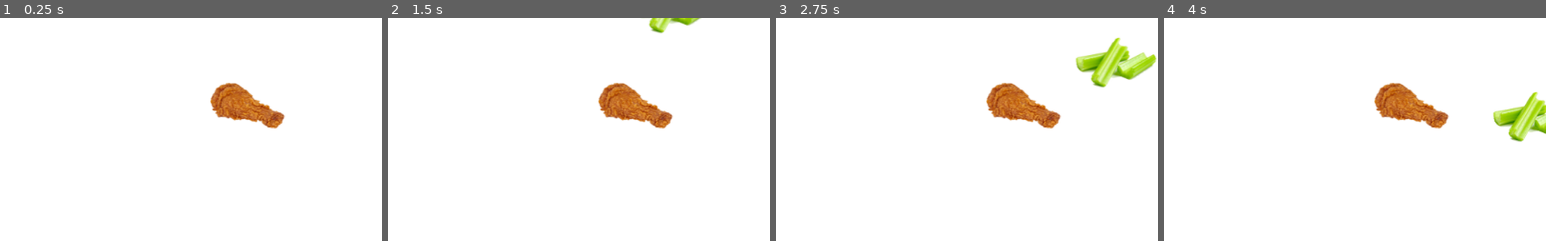
Above: before the commit, frames 1-4 (left to right).
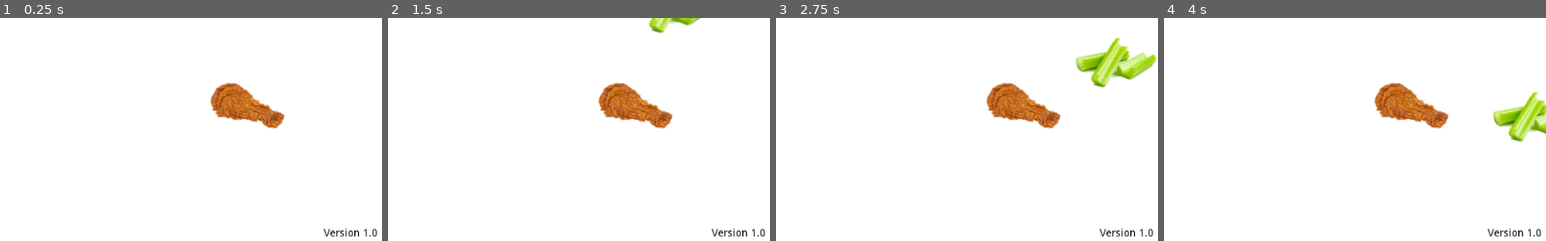
Above: after the commit, the same moments.

Repository: jhonnystene/NicCageEatsStuff
Game: Godot game, scene res://Game.tscn
The game is run twice, just before and just after one commit, with the same random seed, the same clock (stepped at 60 frames per second) and the same inputs.
Inputs:
- Up to frame 1 (0.25 s): no input
- Up to frame 2 (1.5 s): hold D (moveRight) 0.53-1.28 s; hold Space (invulerable) 0.53-1.28 s; hold S (moveDown) from 1.28 s (still down); tap Space (invulerable) at 1.35 s
- Up to frame 3 (2.75 s): release S (moveDown) at 2.03 s; hold D (moveRight) from 2.03 s (still down); hold Space (invulerable) from 2.03 s (still down)
- Up to frame 4 (4 s): release D (moveRight) at 2.78 s; release Space (invulerable) at 2.78 s; hold W (moveUp) 2.78-3.53 s; tap Space (invulerable) at 2.85 s; hold A (moveLeft) from 3.53 s (still down); hold Space (invulerable) from 3.53 s (still down)
The pictures show only the part of the screen within x 50-100%, y 50-100%; the shares and areas given below are measured in that part.

The runs differ from the first frame. In frame 1, 0.2% of the frame differs, in the area x 84-99%, y 94-99%; in frame 2, 0.2%; in frame 3, 0.2%; in frame 4, 0.2%.

Commit message:
Version 1.0.0

Diff:
--- a/Game.tscn
+++ b/Game.tscn
@@ -19,6 +19,17 @@
 [node name="ColorRect" type="ColorRect" parent="Control"]
 margin_right = 1024.0
 margin_bottom = 600.0
+__meta__ = {
+"_edit_use_anchors_": false
+}
+
+[node name="Label" type="Label" parent="Control"]
+margin_left = 946.39
+margin_top = 583.047
+margin_right = 1026.39
+margin_bottom = 597.047
+text = "Version 1.0"
+script = ExtResource( 1 )
 __meta__ = {
 "_edit_use_anchors_": false
 }
Not shown, added: game-linux.pck
Not shown, added: game-linux.x86_64
Not shown, added: game-mac.zip
Not shown, added: game-windows.exe
Not shown, added: game-windows.pck
